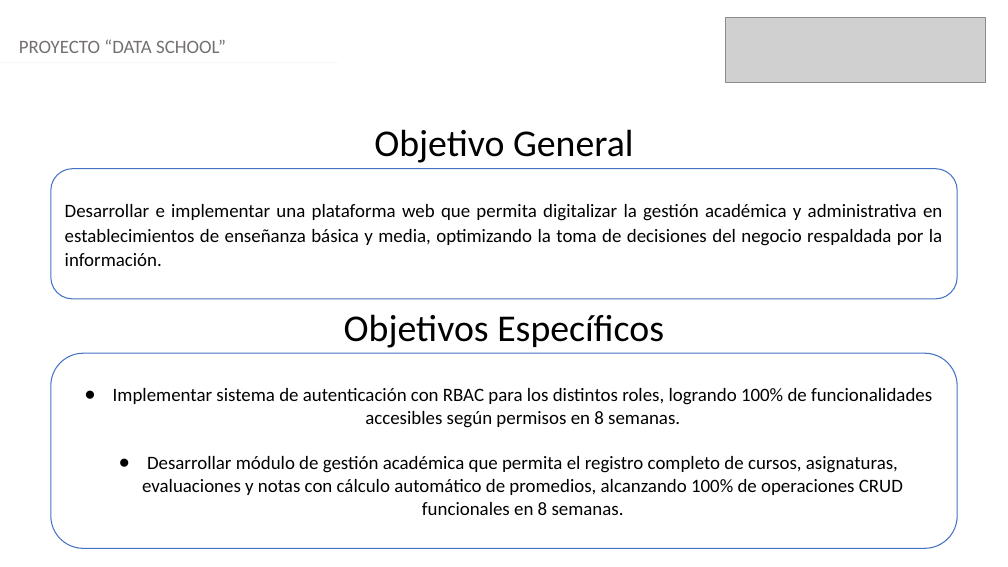
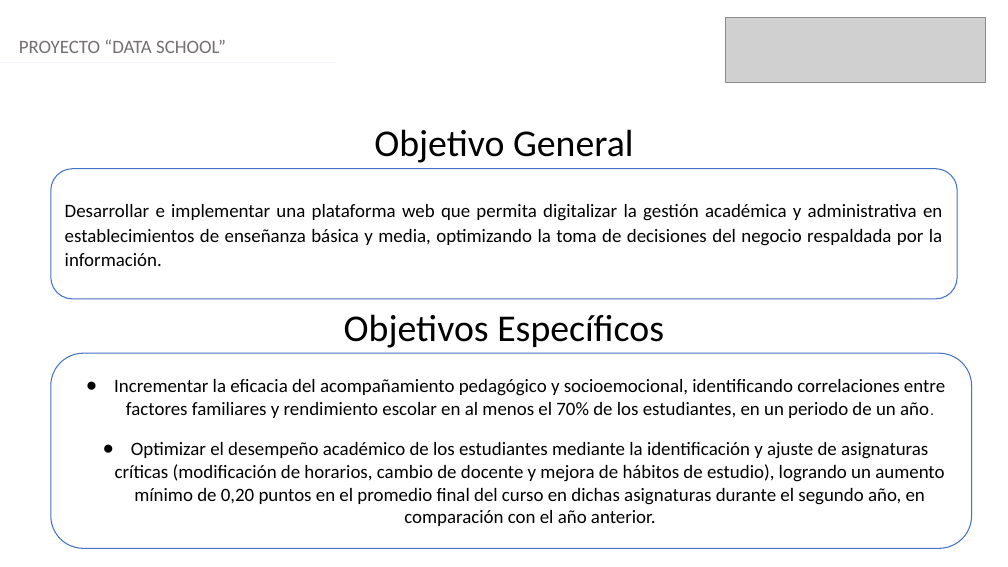
Before and after one commit to IJozk/CAPSTONE-03-Equipo-1, a slide deck: slide 4 of Fase 2/Evidencias Proyecto/Presentación Proyecto.pptx. Drawn at 1008x567 pixels with LibreOffice and Linux fonts; fonts in the diff are those of the drawing; grey boxes stand for pictures. Boxes give left, top, right and bottom in pixels: in the first picture for what was removed or moved away, otherwise in the second. Text is boxed around its words. In the diff, an @@ line names an element or a change of style, - is before the commit and + after.

```diff
--- a/Fase 2/Evidencias Proyecto/Presentación Proyecto.pptx
+++ b/Fase 2/Evidencias Proyecto/Presentación Proyecto.pptx
@@ rounded rectangle "Incrementar la eficacia del acompañamiento ...": place and size @@
-rounded rectangle "Incrementar la eficacia del acompañamiento ..." at <box>51,353,957,548</box>
+rounded rectangle "Incrementar la eficacia del acompañamiento ..." at <box>51,353,972,548</box>
@@ text in rounded rectangle at <box>114,379,945,526</box>: text changed @@
-● Implementar sistema de autenticación con RBAC para los distintos roles, logrando 100% de funcionalidades accesibles según permisos en 8 semanas.
-● Desarrollar módulo de gestión académica que permita el registro completo de cursos, asignaturas, evaluaciones y notas con cálculo automático de promedios, alcanzando 100% de operaciones CRUD funcionales en 8 semanas.
+● Incrementar la eficacia del acompañamiento pedagógico y socioemocional, identificando correlaciones entre factores familiares y rendimiento escolar en al menos el 70% de los estudiantes, en un periodo de un año.
+● Optimizar el desempeño académico de los estudiantes mediante la identificación y ajuste de asignaturas críticas (modificación de horarios, cambio de docente y mejora de hábitos de estudio), logrando un aumento mínimo de 0,20 puntos en el promedio final del curso en dichas asignaturas durante el segundo año, en comparación con el año anterior.
```
Also in this commit, not shown: 1 other slide changed.
